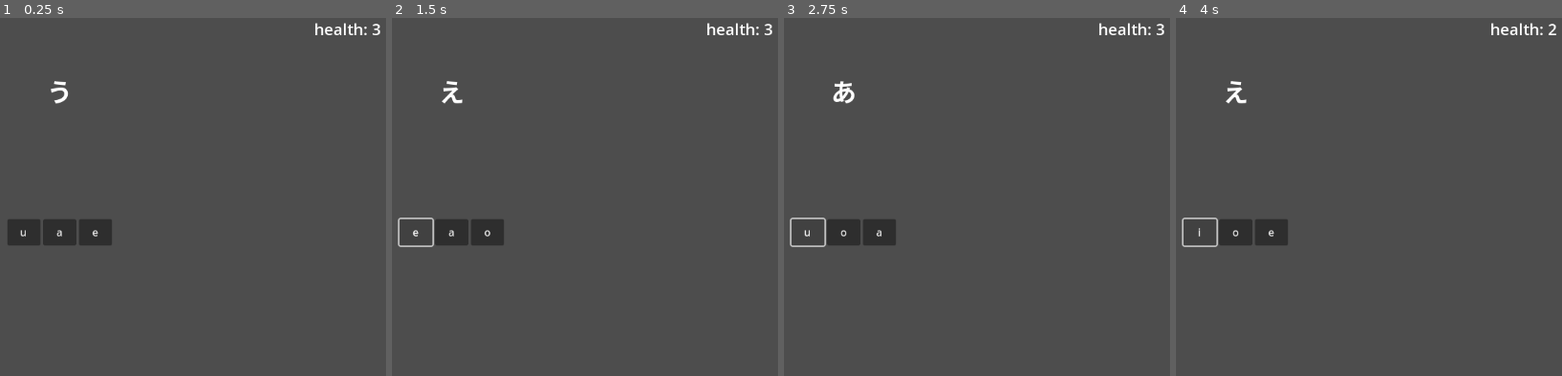
Above: before the commit, frames 1-4 (left to right).
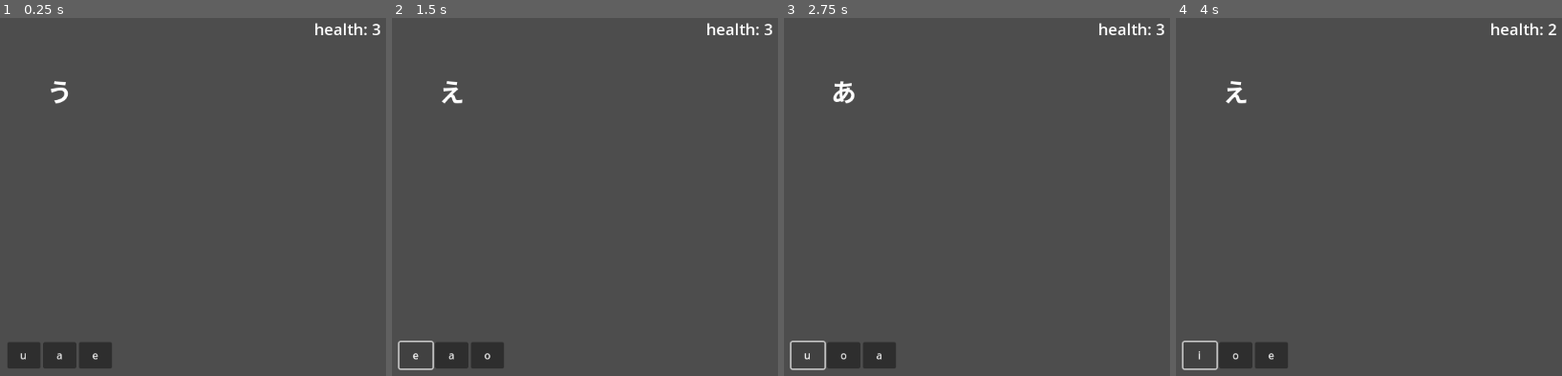
Above: after the commit, the same moments.

Repository: itsbeesfan/kana-warrior
Game: Godot game, scene res://quiz.tscn
Two runs of this game, one before a commit and one after it. Both use one fixed random seed, a clock stepped at 60 frames per second and the inputs below. The project has no main scene, so this scene is started directly.
Inputs:
- Up to frame 1 (0.25 s): no input
- Up to frame 2 (1.5 s): click "u" at 0.5 s; click "o" at 1.25 s
- Up to frame 3 (2.75 s): click "e" at 2 s
- Up to frame 4 (4 s): click "o" at 2.75 s; click "a" at 3.5 s

The runs differ from the first frame. In frame 1, 3.6% of the frame differs, in the area x 1-29%, y 56-98%; in frame 2, 2.8%; in frame 3, 2.8%; in frame 4, 2.8%.

Commit message:
change layout so you can see background and sprites

Diff:
--- a/kana-warrior/quiz.tscn
+++ b/kana-warrior/quiz.tscn
@@ -28,17 +28,17 @@
 
 [node name="buttons" type="HBoxContainer" parent="."]
 layout_mode = 1
-anchors_preset = 8
+anchors_preset = 7
 anchor_left = 0.5
-anchor_top = 0.5
+anchor_top = 1.0
 anchor_right = 0.5
-anchor_bottom = 0.5
+anchor_bottom = 1.0
 offset_left = -286.5
-offset_top = -20.0
+offset_top = -158.0
 offset_right = 286.5
-offset_bottom = 20.0
+offset_bottom = -118.0
 grow_horizontal = 2
-grow_vertical = 2
+grow_vertical = 0
 alignment = 1
 
 [node name="choice1" type="Button" parent="buttons"]
